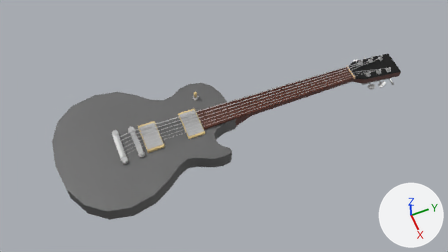
Renders of the Blender file app/src/public/3d/guitar.blend from each side of a commit.
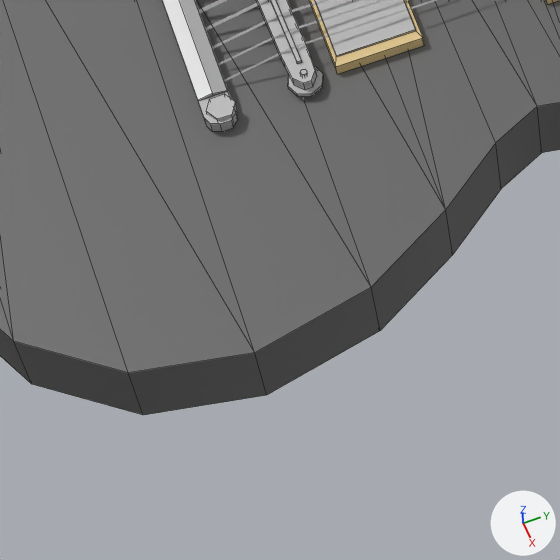
The first picture shows the older version from the file's camera 'Camera'. The close-ups show both versions on the part from 18% to 43% of the width and 55% to 98% of the height of that picture; other places that the commit changed are outside them. The lights are fixed; the arrows at lower right show +X, +Y and +Z. The close-ups show mesh edges as thin lines.

Objects in the first close-up: 'Body', 'Bridge', 'Pickup Bridge', 'Tailpiece'.
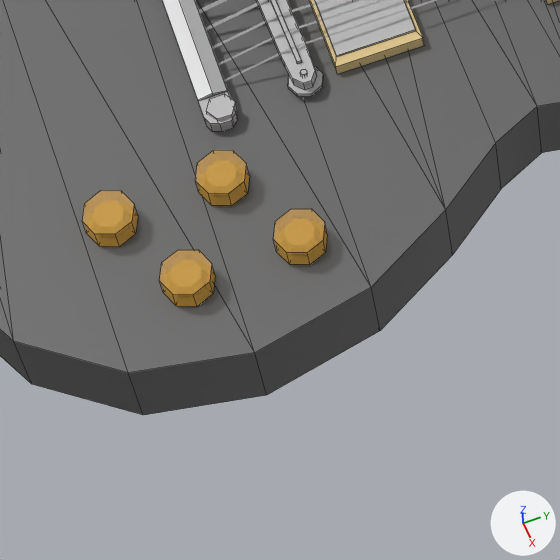
The newer file is also rescaled (x0.225), turned or shifted as a whole; pictures and numbers use the older file's frame.

Where the change shows, as pixel boxes (x1, y1, x2, y2) in the close-ups (560 x 560 px):
```json
{"object": "Knob Tone2", "change": "added", "after": [160, 250, 215, 306], "on screen": "orange"}
{"object": "Knob Tone1", "change": "added", "after": [82, 191, 138, 247], "on screen": "orange"}
{"object": "Knob Vol2", "change": "added", "after": [273, 209, 327, 265], "on screen": "orange"}
{"object": "Knob Vol1", "change": "added", "after": [195, 150, 250, 206], "on screen": "orange"}
```

The change, as JSON lines over the scene's bpy script:
```json
{"op": "add", "block": "mat_knob_inner", "code": ["mat_knob_inner = principled_material('Knob Inner')", "mat_knob_inner.base_color = (0.568, 0.319, 0.0441)  # orange #c7993b"]}
{"op": "add", "block": "mat_knob_transluscent", "code": ["mat_knob_transluscent = principled_material('Knob Transluscent')", "mat_knob_transluscent.base_color = (0.8, 0.449, 0.0764)  # orange #e7b34e", "mat_knob_transluscent.metallic = 0.3", "mat_knob_transluscent.alpha = 0.4"]}
{"op": "add", "block": "me_cylinder_011", "code": ["me_cylinder_011 = bpy.data.meshes.new('Cylinder.011')", "me_cylinder_011.from_pydata(...)  # 32 vertices, 26 faces; spans x -0.0125..0.0125, y -0.0125..0.0125, z -0.006..0.006", "# faces by material slot: [10, 16]", "me_cylinder_011.materials.append(mat_knob_transluscent)  # orange #e7b34e", "me_cylinder_011.materials.append(mat_knob_inner)  # orange #c7993b"]}
{"op": "add", "block": "ob_knob_tone2", "code": ["ob_knob_tone2 = bpy.data.objects.new('Knob Tone2', me_cylinder_011)", "ob_knob_tone2.location = (0.6, 0.545, 0.131)", "ob_knob_tone2.scale = (4.44, 4.44, 4.44)"]}
{"op": "add", "block": "ob_knob_tone1", "code": ["ob_knob_tone1 = bpy.data.objects.new('Knob Tone1', me_cylinder_011.copy())", "ob_knob_tone1.location = (0.408, 0.435, 0.131)", "ob_knob_tone1.scale = (4.44, 4.44, 4.44)"]}
{"op": "add", "block": "ob_knob_vol2", "code": ["ob_knob_vol2 = bpy.data.objects.new('Knob Vol2', me_cylinder_011.copy())", "ob_knob_vol2.location = (0.594, 0.789, 0.131)", "ob_knob_vol2.scale = (4.44, 4.44, 4.44)"]}
{"op": "add", "block": "ob_knob_vol1", "code": ["ob_knob_vol1 = bpy.data.objects.new('Knob Vol1', me_cylinder_011.copy())", "ob_knob_vol1.location = (0.402, 0.679, 0.131)", "ob_knob_vol1.scale = (4.44, 4.44, 4.44)"]}
```
